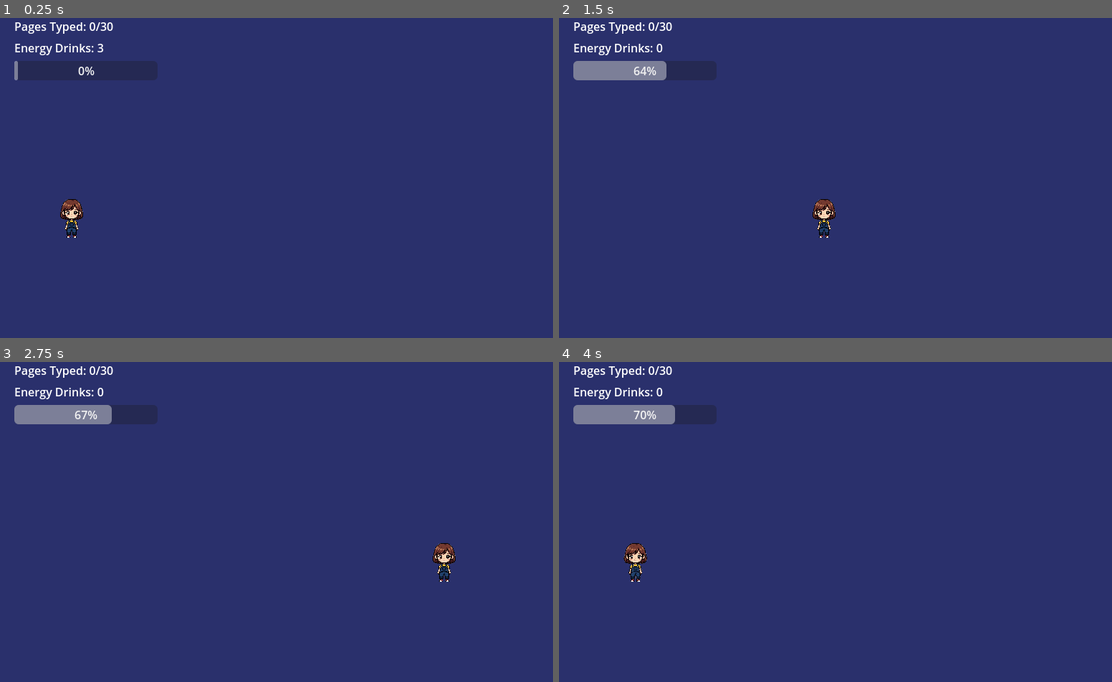
Above: before the commit, frames 1-4 (two rows, left to right).
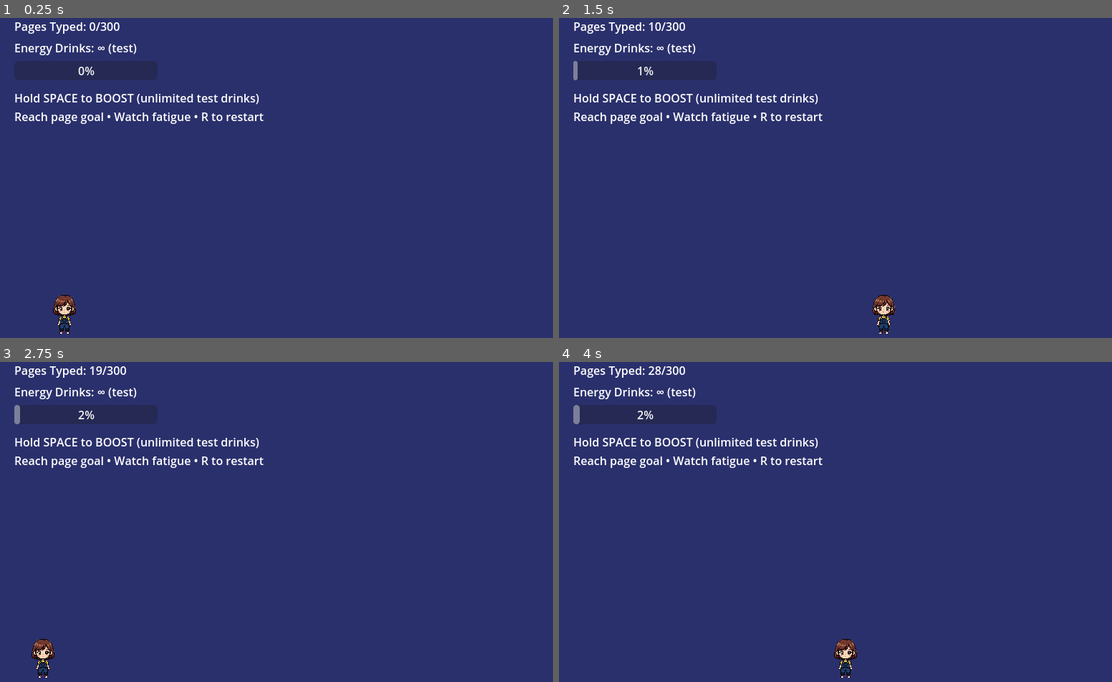
Above: after the commit, the same moments.

Repository: srishtipurohitaps/Aanya-s-All-Nighter
Game: Godot game, scene res://main.tscn
Two runs of this game, one before a commit and one after it. Both use one fixed random seed, a clock stepped at 60 frames per second and the inputs below.
Inputs:
- Up to frame 1 (0.25 s): no input
- Up to frame 2 (1.5 s): tap Enter at 0.5 s; hold Space (ui_accept) 0.53-1.28 s; tap Space (ui_accept) at 1.35 s
- Up to frame 3 (2.75 s): tap Space (ui_accept) at 1.52, 1.82 s; hold Space (ui_accept) from 2.03 s (still down)
- Up to frame 4 (4 s): release Space (ui_accept) at 2.78 s; tap Space (ui_accept) at 2.85, 3.02, 3.32 s; hold Space (ui_accept) from 3.53 s (still down)

The runs differ from the first frame. In frame 1, 1.9% of the frame differs, in the area x 2-48%, y 1-99%; in frame 2, 2.9%; in frame 3, 2.9%; in frame 4, 2.9%, in the area x 2-54%, y 1-99%.

Commit message:
Experimented with speed!

Diff:
--- a/aanya.gd
+++ b/aanya.gd
@@ -1,6 +1,11 @@
 extends Node2D
+
 var is_boosting = false
 
+const SPEED_NORMAL = 160.0
+const SPEED_BOOST  = 360.0
+
 func _process(delta):
-	position.x += (350 if is_boosting else 200) * delta
-	position.x = clamp(position.x, 0, 760)
+	var speed = SPEED_BOOST if is_boosting else SPEED_NORMAL
+	position.x += speed * delta
+	position.x = clamp(position.x, 0.0, 760.0)
--- a/main.gd
+++ b/main.gd
@@ -1,82 +1,81 @@
 extends Node2D
 
 var current_level = 1
-var score = 0
-var drinks = 3
+var score = 0.0
+var drinks = 99
 var fatigue = 0.0
-var pages_goal = [30, 60, 100]
-var fatigue_rates = [0.25, 0.45, 0.75]
-var fatigue_rate = 0.25
+
+var pages_goal = [300, 600, 900]
+var fatigue_rates = [0.05, 0.06, 0.07]
+var fatigue_rate = 0.05
 
 func _ready():
-	print("Game started!")
+	if $CanvasLayer.has_node("HelpLabel"):
+		$CanvasLayer/HelpLabel.text = "Hold SPACE to BOOST (unlimited test drinks)\nReach page goal • Watch fatigue • R to restart"
+		fade_out_help_later()
 	start_level(1)
 
+func fade_out_help_later():
+	var t := Timer.new()
+	t.wait_time = 5.0
+	t.one_shot = true
+	add_child(t)
+	t.timeout.connect(func():
+		if $CanvasLayer.has_node("HelpLabel"):
+			$CanvasLayer/HelpLabel.visible = false
+	)
+	t.start()
+
 func start_level(n):
-	print("Starting level: ", n)
 	current_level = n
-	score = 0
-	fatigue = 0
-	drinks = 3 if n == 1 else 2 if n == 2 else 1
+	score = 0.0
+	fatigue = 0.0
 	fatigue_rate = fatigue_rates[n-1]
-	$Background.color = Color("#2a306c") if n == 1 else Color("#9d363c") if n == 2 else Color("#FFD700")
-
-	# Safe node access - print to confirm
-	if $CanvasLayer.has_node("ScoreLabel"):
-		$CanvasLayer/ScoreLabel.text = "Pages Typed: %d/%d" % [score, pages_goal[n-1]]
-	else:
-		print("ScoreLabel not found under CanvasLayer!")
-	if $CanvasLayer.has_node("EnergyLabel"):
-		$CanvasLayer/EnergyLabel.text = "Energy Drinks: %d" % drinks
-	else:
-		print("EnergyLabel not found under CanvasLayer!")
-	if $CanvasLayer.has_node("FatigueBar"):
-		$CanvasLayer/FatigueBar.value = fatigue
-	else:
-		print("FatigueBar not found under CanvasLayer!")
+	$Background.color = (Color("#2a306c") if n == 1 else Color("#9d363c") if n == 2 else Color("#FFD700"))
+	$CanvasLayer/ScoreLabel.text = "Pages Typed: %d/%d" % [int(score), pages_goal[n-1]]
+	$CanvasLayer/EnergyLabel.text = "Energy Drinks: ∞ (test)"
+	$CanvasLayer/FatigueBar.value = fatigue
+	get_tree().paused = false
+	if has_node("Aanya"):
+		$Aanya.is_boosting = false
+		$Aanya.position.x = 50.0
 
 func _input(event):
-	if event.is_action_pressed("ui_accept") and drinks > 0:
-		print("Boost pressed")
+	if event.is_action_pressed("ui_accept"):
+		print("[INPUT] SPACE PRESSED")
 		if has_node("Aanya"):
 			$Aanya.is_boosting = true
-			drinks -= 1
-			fatigue += 2
-			$CanvasLayer/EnergyLabel.text = "Energy Drinks: %d" % drinks
-		else:
-			print("Aanya not found!")
 	if event.is_action_released("ui_accept"):
-		print("Boost released")
+		print("[INPUT] SPACE RELEASED")
 		if has_node("Aanya"):
 			$Aanya.is_boosting = false
 
 func _process(delta):
-	print("Processing frame. Score:", score, "Fatigue:", fatigue)
-	if has_node("Aanya"):
-		if $Aanya.is_boosting:
-			fatigue += delta * fatigue_rate * 2
-			score += int(4 * delta)
-		else:
-			fatigue += delta * fatigue_rate
-			score += int(delta)
+	# Boost visibly affects pages per second
+	var base_pps  := 3.0   # 3 pages/sec
+	var boost_pps := 10.0  # 10 pages/sec when boosting
 
-	if $CanvasLayer.has_node("ScoreLabel"):
-		$CanvasLayer/ScoreLabel.text = "Pages Typed: %d/%d" % [score, pages_goal[current_level-1]]
-	if $CanvasLayer.has_node("FatigueBar"):
-		$CanvasLayer/FatigueBar.value = fatigue
+	var pps := base_pps
+	if has_node("Aanya") and $Aanya.is_boosting:
+		pps = boost_pps
+		fatigue += delta * fatigue_rate * 1.7
+	else:
+		fatigue += delta * fatigue_rate
 
-	if fatigue >= 10:
-		print("Game over triggered")
-		game_over()
+	score += pps * delta
+	$CanvasLayer/ScoreLabel.text = "Pages Typed: %d/%d" % [int(score), pages_goal[current_level-1]]
+	$CanvasLayer/FatigueBar.value = fatigue
+
+	if Time.get_ticks_msec() % 500 < 16 and has_node("Aanya"):
+		print("[STATE] boosting=", $Aanya.is_boosting)
+
+	if fatigue >= 10.0:
+		game_over(); return
 	if score >= pages_goal[current_level-1]:
-		print("Going to next level")
-		next_level()
-	if has_node("Aanya"):
-		if $Aanya.position.x >= 760:
-			$Aanya.position.x = 0
-			if current_level >= 2:
-				drinks += 1
-				$CanvasLayer/EnergyLabel.text = "Energy Drinks: %d" % drinks
+		next_level(); return
+
+	if has_node("Aanya") and $Aanya.position.x >= 760.0:
+		$Aanya.position.x = 0.0
 
 func next_level():
 	if current_level >= 3:
@@ -85,23 +84,22 @@
 		start_level(current_level + 1)
 
 func game_over():
-	print("Game Over reached")
+	if get_tree().paused: return
 	get_tree().paused = true
-	var msg = Label.new()
-	msg.text = "Aanya dozed off!\nPages: %d\nPress R to restart" % score
-	msg.position = Vector2(250, 260)
+	var msg := Label.new()
+	msg.text = "Aanya dozed off!\nPages: %d\nPress R to restart" % int(score)
+	msg.position = Vector2(180, 240)
 	add_child(msg)
 
 func show_win_screen():
-	print("Win Screen displayed")
+	if get_tree().paused: return
 	get_tree().paused = true
-	var msg = Label.new()
-	msg.text = "You survived all 3 levels!\nTotal Pages: %d\nPress R to restart" % score
-	msg.position = Vector2(220, 260)
+	var msg := Label.new()
+	msg.text = "You survived all 3 levels!\nTotal Pages: %d\nPress R to restart" % int(score)
+	msg.position = Vector2(170, 240)
 	add_child(msg)
 
 func _unhandled_input(event):
-	print("Input event received: ", event)
 	if event.is_action_pressed("restart"):
-		print("Restart key pressed!")
+		get_tree().paused = false
 		get_tree().reload_current_scene()
--- a/main.tscn
+++ b/main.tscn
@@ -29,6 +29,14 @@
 offset_bottom = 107.0
 max_value = 10.0
 
+[node name="HelpLabel" type="Label" parent="CanvasLayer"]
+custom_minimum_size = Vector2(400, 20)
+offset_left = 20.0
+offset_top = 120.0
+offset_right = 60.0
+offset_bottom = 143.0
+autowrap_mode = 2
+
 [node name="Background" type="ColorRect" parent="."]
 offset_right = 800.0
 offset_bottom = 600.0
@@ -38,4 +46,4 @@
 metadata/_edit_use_anchors_ = true
 
 [node name="Aanya" parent="." instance=ExtResource("2_h2yge")]
-position = Vector2(50, 300)
+position = Vector2(36, 434)
--- a/project.godot
+++ b/project.godot
@@ -26,6 +26,11 @@
 
 [input]
 
+ui_accept={
+"deadzone": 0.5,
+"events": [Object(InputEventKey,"resource_local_to_scene":false,"resource_name":"","device":0,"window_id":0,"alt_pressed":false,"shift_pressed":false,"ctrl_pressed":false,"meta_pressed":false,"pressed":false,"keycode":0,"physical_keycode":32,"key_label":0,"unicode":0,"location":0,"echo":false,"script":null)
+]
+}
 restart={
 "deadzone": 0.2,
 "events": [Object(InputEventKey,"resource_local_to_scene":false,"resource_name":"","device":-1,"window_id":0,"alt_press …(191 unchanged characters)…
